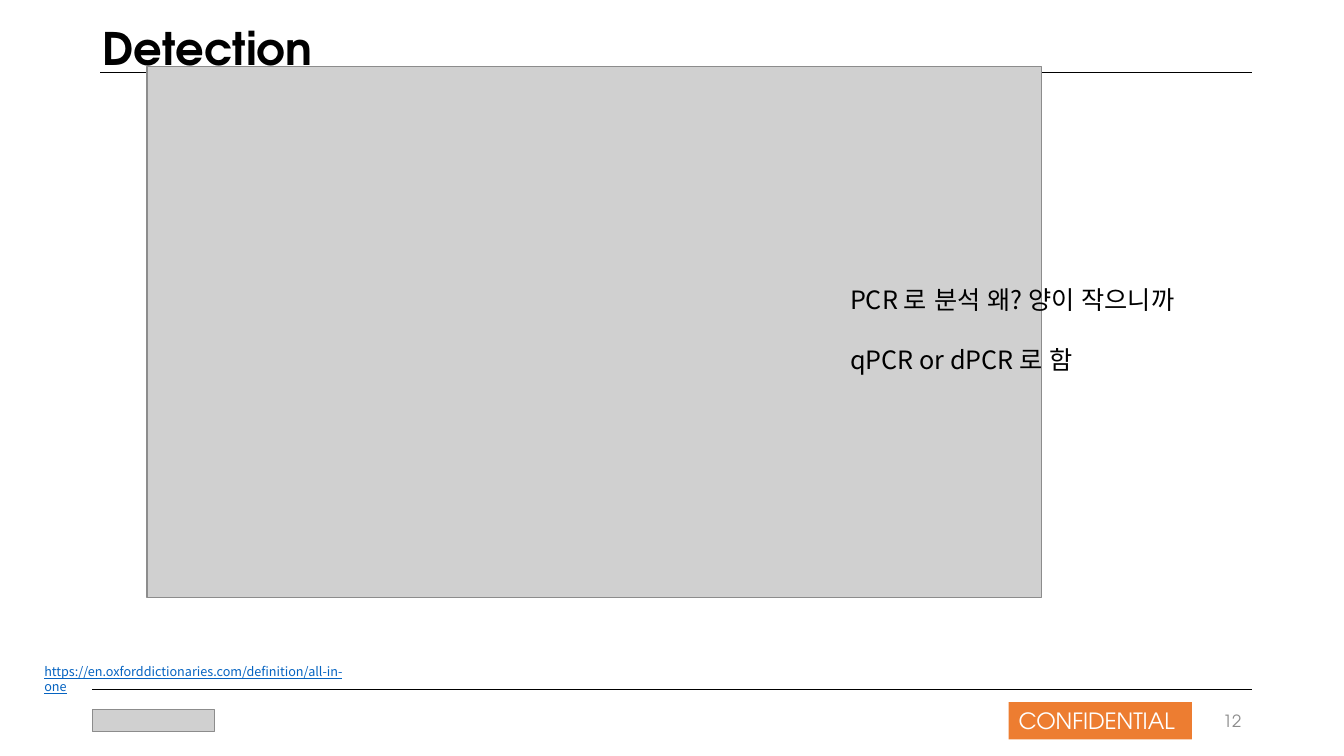
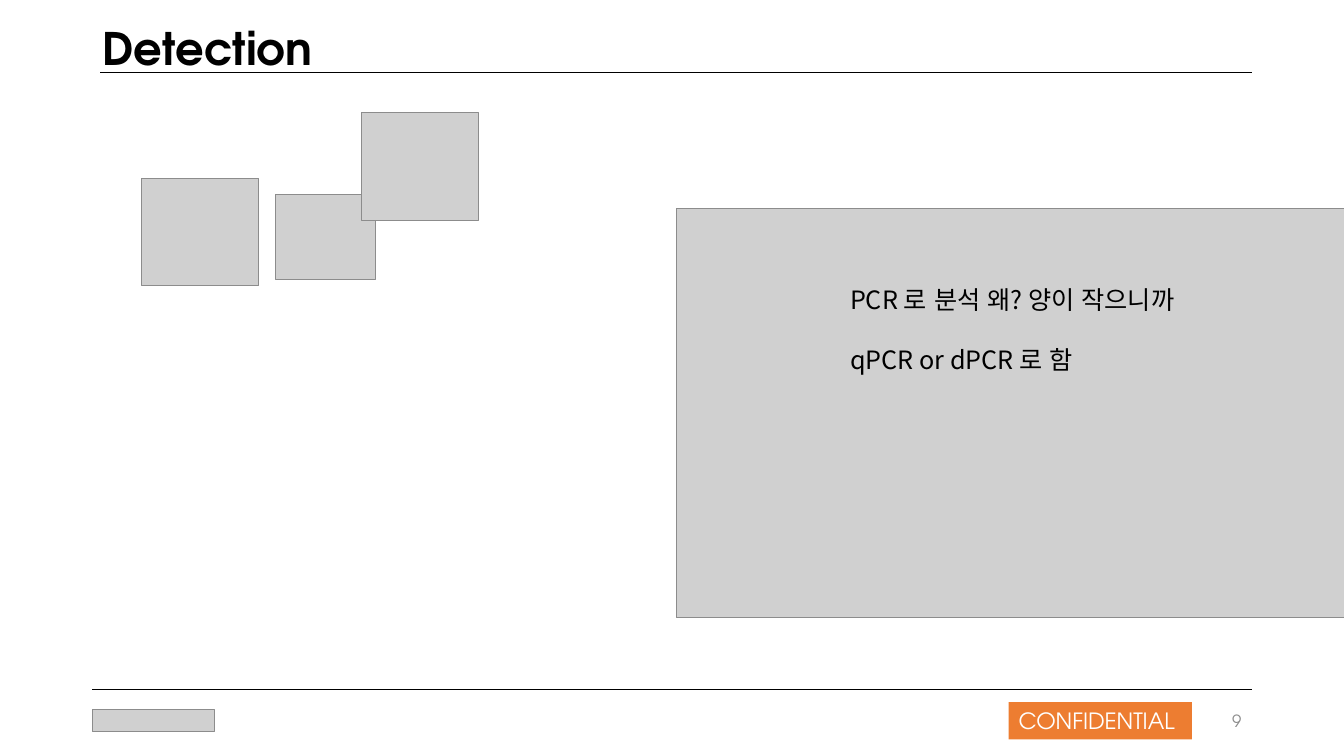
Before and after one commit to nansmile/Company-Work, a slide deck: slide 9 of Work/올인원팀 발표자료_181021.pptx (slide 12 before the commit). Drawn at 1344x756 pixels with LibreOffice and Linux fonts; fonts in the diff are those of the drawing; grey boxes stand for pictures. Boxes give left, top, right and bottom in pixels: in the first picture for what was removed or moved away, otherwise in the second. Text is boxed around its words. In the diff, an @@ line names an element or a change of style, - is before the commit and + after.

Commit message:
modify picture

```diff
--- a/Work/올인원팀 발표자료_181021.pptx
+++ b/Work/올인원팀 발표자료_181021.pptx
@@ picture added at bbox=[361, 112, 478, 220] @@
@@ picture added at bbox=[142, 178, 259, 286] @@
@@ picture added at bbox=[275, 194, 375, 279] @@
@@ picture: place and size @@
-picture at bbox=[147, 67, 1042, 598]
+picture at bbox=[677, 209, 1344, 618]
@@ text removed at bbox=[44, 666, 342, 694] @@
-https://en.oxforddictionaries.com/definition/all-in-one
@@ page number at bbox=[1232, 714, 1241, 727]: text changed @@
-12
+9
```
Also in this commit, not shown: 2 other slides changed.
